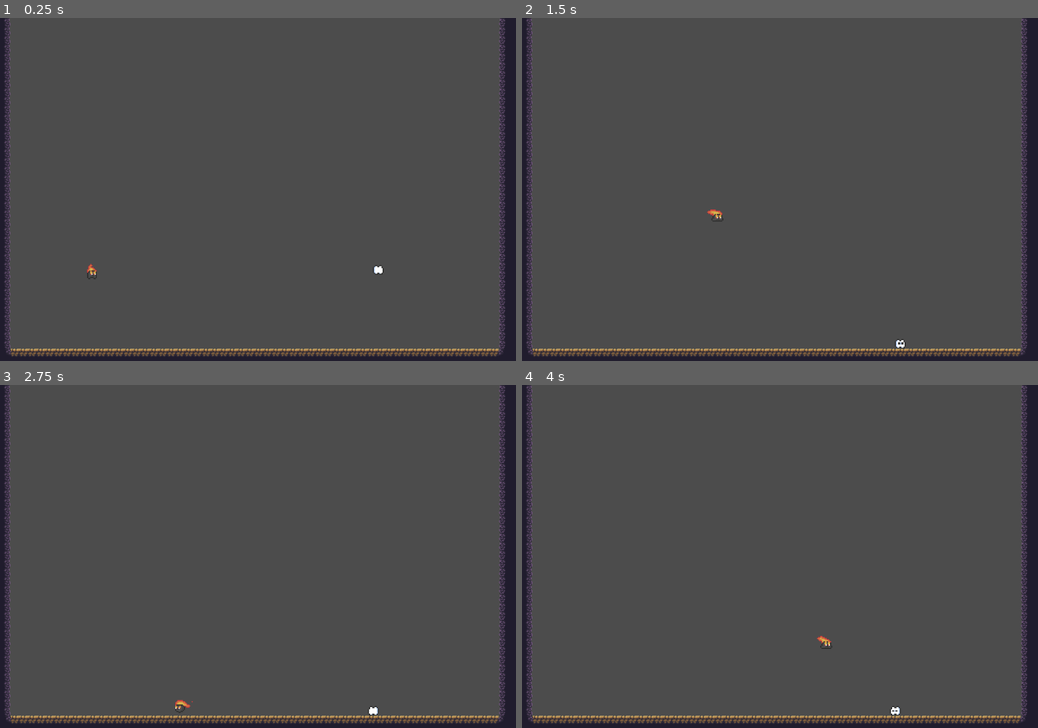
Above: before the commit, frames 1-4 (two rows, left to right).
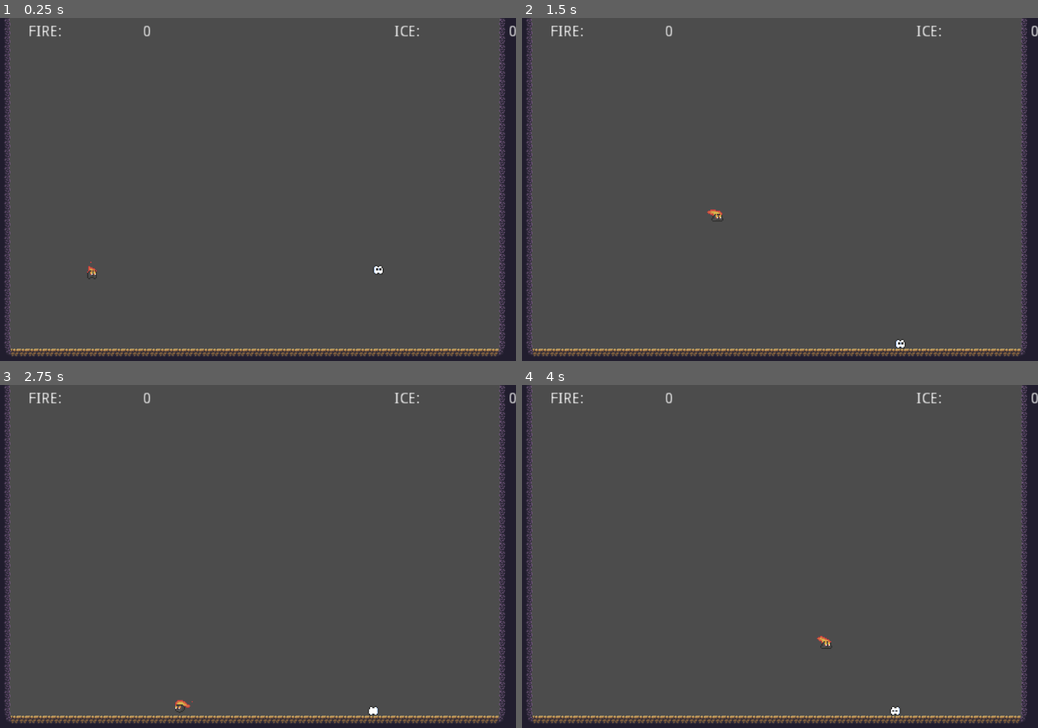
Above: after the commit, the same moments.

Repository: valdemarceccon/globalgamejam2022
Game: Godot game, scene res://MainScene.tscn
Same seed, same stepped clock (60 frames per second), same inputs: the game is played once before the commit and once after it.
Inputs:
- Up to frame 1 (0.25 s): no input
- Up to frame 2 (1.5 s): hold D (move_right1) from 0.53 s (still down); tap Left (move_left2) at 0.6 s; tap W (jump1) at 0.77 s; tap Enter at 1.25 s; tap Right (move_right2) at 1.35 s
- Up to frame 3 (2.75 s): tap W (jump1) at 1.52 s; release D (move_right1) at 2.03 s; hold A (move_left1) from 2.03 s (still down); tap Left (move_left2) at 2.1 s
- Up to frame 4 (4 s): tap Space at 2.75 s; release A (move_left1) at 2.78 s; hold D (move_right1) from 2.78 s (still down); tap Right (move_right2) at 2.85 s; tap W (jump1) at 3.02, 3.77 s; tap Left (move_left2) at 3.6 s

The runs differ from the first frame. In frame 1, 0.2% of the frame differs, in the area x 5-100%, y 2-75%; in frame 2, 0.2%; in frame 3, 0.2%; in frame 4, 0.2%.

Commit message:
hud progress

Diff:
--- /dev/null
+++ b/MainHud.gd
@@ -0,0 +1,19 @@
+extends CanvasLayer
+
+
+# Declare member variables here. Examples:
+# var a = 2
+# var b = "text"
+
+
+# Called when the node enters the scene tree for the first time.
+func _ready():
+	pass # Replace with function body.
+
+func show():
+	$FireScore.show()
+	$IceScore.show()
+
+# Called every frame. 'delta' is the elapsed time since the previous frame.
+#func _process(delta):
+#	pass
--- /dev/null
+++ b/MainHud.tscn
@@ -0,0 +1,54 @@
+[gd_scene load_steps=2 format=2]
+
+[ext_resource path="res://MainHud.gd" type="Script" id=1]
+
+[node name="CanvasLayer" type="CanvasLayer"]
+script = ExtResource( 1 )
+
+[node name="FireScore" type="MarginContainer" parent="."]
+margin_left = 64.0
+margin_top = 8.0
+margin_right = 177.0
+margin_bottom = 26.0
+rect_scale = Vector2( 2, 2 )
+__meta__ = {
+"_edit_use_anchors_": false
+}
+
+[node name="Label" type="Label" parent="FireScore"]
+margin_top = 2.0
+margin_right = 113.0
+margin_bottom = 16.0
+text = "Fire:"
+uppercase = true
+
+[node name="Score" type="Label" parent="FireScore"]
+margin_top = 2.0
+margin_right = 113.0
+margin_bottom = 16.0
+text = "0"
+align = 2
+
+[node name="IceScore" type="MarginContainer" parent="."]
+margin_left = 736.0
+margin_top = 8.0
+margin_right = 849.0
+margin_bottom = 26.0
+rect_scale = Vector2( 2, 2 )
+__meta__ = {
+"_edit_use_anchors_": false
+}
+
+[node name="Label" type="Label" parent="IceScore"]
+margin_top = 2.0
+margin_right = 113.0
+margin_bottom = 16.0
+text = "Ice:"
+uppercase = true
+
+[node name="Score" type="Label" parent="IceScore"]
+margin_top = 2.0
+margin_right = 113.0
+margin_bottom = 16.0
+text = "0"
+align = 2
--- /dev/null
+++ b/MainScene.gd
@@ -0,0 +1,17 @@
+extends Node2D
+
+
+# Declare member variables here. Examples:
+# var a = 2
+# var b = "text"
+
+
+# Called when the node enters the scene tree for the first time.
+func _ready():
+	$Hud.show()
+	pass # Replace with function body.
+
+
+# Called every frame. 'delta' is the elapsed time since the previous frame.
+#func _process(delta):
+#	pass
--- a/MainScene.tscn
+++ b/MainScene.tscn
@@ -1,8 +1,10 @@
-[gd_scene load_steps=11 format=2]
+[gd_scene load_steps=13 format=2]
 
 [ext_resource path="res://PlayerFire.tscn" type="PackedScene" id=1]
 [ext_resource path="res://assets/00Atlas.png" type="Texture" id=2]
+[ext_resource path="res://MainScene.gd" type="Script" id=3]
 [ext_resource path="res://PlayerIce.tscn" type="PackedScene" id=4]
+[ext_resource path="res://MainHud.tscn" type="PackedScene" id=5]
 
 [sub_resource type="ConvexPolygonShape2D" id=2]
 points = PoolVector2Array( 0, 0, 16, 0, 16, 16, 0, 16 )
@@ -193,6 +195,7 @@
 8/z_index = 0
 
 [node name="MainScene" type="Node2D"]
+script = ExtResource( 3 )
 
 [node name="TileMap" type="TileMap" parent="."]
 position = Vector2( 160, 0 )
@@ -208,3 +211,5 @@
 [node name="Player2" parent="." instance=ExtResource( 1 )]
 position = Vector2( 182, 433 )
 scale = Vector2( 2, 2 )
+
+[node name="Hud" parent="." instance=ExtResource( 5 )]
--- a/PlayerFire.tscn
+++ b/PlayerFire.tscn
@@ -35,6 +35,46 @@
 flags = 4
 atlas = ExtResource( 1 )
 region = Rect2( 160, 32, 32, 32 )
+
+[sub_resource type="AtlasTexture" id=28]
+flags = 4
+atlas = ExtResource( 1 )
+region = Rect2( 0, 128, 32, 32 )
+
+[sub_resource type="AtlasTexture" id=29]
+flags = 4
+atlas = ExtResource( 1 )
+region = Rect2( 32, 128, 32, 32 )
+
+[sub_resource type="AtlasTexture" id=30]
+flags = 4
+atlas = ExtResource( 1 )
+region = Rect2( 64, 128, 32, 32 )
+
+[sub_resource type="AtlasTexture" id=31]
+flags = 4
+atlas = ExtResource( 1 )
+region = Rect2( 96, 128, 32, 32 )
+
+[sub_resource type="AtlasTexture" id=32]
+flags = 4
+atlas = ExtResource( 1 )
+region = Rect2( 128, 128, 32, 32 )
+
+[sub_resource type="AtlasTexture" id=33]
+flags = 4
+atlas = ExtResource( 1 )
+region = Rect2( 160, 128, 32, 32 )
+
+[sub_resource type="AtlasTexture" id=34]
+flags = 4
+atlas = ExtResource( 1 )
+region = Rect2( 192, 128, 32, 32 )
+
+[sub_resource type="AtlasTexture" id=35]
+flags = 4
+atlas = ExtResource( 1 )
+region = Rect2( 224, 128, 32, 32 )
 
 [sub_resource type="AtlasTexture" id=20]
 flags = 4
@@ -76,46 +116,6 @@
 atlas = ExtResource( 1 )
 region = Rect2( 224, 0, 32, 32 )
 
-[sub_resource type="AtlasTexture" id=28]
-flags = 4
-atlas = ExtResource( 1 )
-region = Rect2( 0, 128, 32, 32 )
-
-[sub_resource type="AtlasTexture" id=29]
-flags = 4
-atlas = ExtResource( 1 )
-region = Rect2( 32, 128, 32, 32 )
-
-[sub_resource type="AtlasTexture" id=30]
-flags = 4
-atlas = ExtResource( 1 )
-region = Rect2( 64, 128, 32, 32 )
-
-[sub_resource type="AtlasTexture" id=31]
-flags = 4
-atlas = ExtResource( 1 )
-region = Rect2( 96, 128, 32, 32 )
-
-[sub_resource type="AtlasTexture" id=32]
-flags = 4
-atlas = ExtResource( 1 )
-region = Rect2( 128, 128, 32, 32 )
-
-[sub_resource type="AtlasTexture" id=33]
-flags = 4
-atlas = ExtResource( 1 )
-region = Rect2( 160, 128, 32, 32 )
-
-[sub_resource type="AtlasTexture" id=34]
-flags = 4
-atlas = ExtResource( 1 )
-region = Rect2( 192, 128, 32, 32 )
-
-[sub_resource type="AtlasTexture" id=35]
-flags = 4
-atlas = ExtResource( 1 )
-region = Rect2( 224, 128, 32, 32 )
-
 [sub_resource type="SpriteFrames" id=13]
 animations = [ {
 "frames": [ SubResource( 14 ), SubResource( 15 ), SubResource( 16 ), SubResource( 17 ), SubResource( 18 ), SubResource( 19 ) ],
@@ -123,15 +123,15 @@
 "name": "idle",
 "speed": 10.0
 }, {
+"frames": [ SubResource( 28 ), SubResource( 29 ), SubResource( 30 ), SubResource( 31 ), SubResource( 32 ), SubResource( 33 ), SubResource( 34 ), SubResource( 35 ) ],
+"loop": true,
+"name": "die",
+"speed": 5.0
+}, {
 "frames": [ SubResource( 20 ), SubResource( 21 ), SubResource( 22 ), SubResource( 23 ), SubResource( 24 ), SubResource( 25 ), SubResource( 26 ), SubResource( 27 ) ],
 "loop": true,
 "name": "run",
 "speed": 10.0
-}, {
-"frames": [ SubResource( 28 ), SubResource( 29 ), SubResource( 30 ), SubResource( 31 ), SubResource( 32 ), SubResource( 33 ), SubResource( 34 ), SubResource( 35 ) ],
-"loop": true,
-"name": "die",
-"speed": 5.0
 } ]
 
 [node name="Player" type="KinematicBody2D"]
@@ -142,8 +142,9 @@
 shape = SubResource( 1 )
 
 [node name="Sprite" type="AnimatedSprite" parent="."]
-position = Vector2( 0, -16 )
+position = Vector2( -1, -5 )
 frames = SubResource( 13 )
 animation = "idle"
-frame = 5
+frame = 1
 playing = true
+offset = Vector2( 1, -11 )
--- a/PlayerIce.tscn
+++ b/PlayerIce.tscn
@@ -35,26 +35,6 @@
 flags = 4
 atlas = ExtResource( 1 )
 region = Rect2( 160, 0, 32, 32 )
-
-[sub_resource type="AtlasTexture" id=21]
-flags = 4
-atlas = ExtResource( 1 )
-region = Rect2( 0, 32, 32, 32 )
-
-[sub_resource type="AtlasTexture" id=22]
-flags = 4
-atlas = ExtResource( 1 )
-region = Rect2( 32, 32, 32, 32 )
-
-[sub_resource type="AtlasTexture" id=23]
-flags = 4
-atlas = ExtResource( 1 )
-region = Rect2( 64, 32, 32, 32 )
-
-[sub_resource type="AtlasTexture" id=24]
-flags = 4
-atlas = ExtResource( 1 )
-region = Rect2( 96, 32, 32, 32 )
 
 [sub_resource type="AtlasTexture" id=25]
 flags = 4
@@ -96,6 +76,26 @@
 atlas = ExtResource( 1 )
 region = Rect2( 224, 192, 32, 32 )
 
+[sub_resource type="AtlasTexture" id=21]
+flags = 4
+atlas = ExtResource( 1 )
+region = Rect2( 0, 32, 32, 32 )
+
+[sub_resource type="AtlasTexture" id=22]
+flags = 4
+atlas = ExtResource( 1 )
+region = Rect2( 32, 32, 32, 32 )
+
+[sub_resource type="AtlasTexture" id=23]
+flags = 4
+atlas = ExtResource( 1 )
+region = Rect2( 64, 32, 32, 32 )
+
+[sub_resource type="AtlasTexture" id=24]
+flags = 4
+atlas = ExtResource( 1 )
+region = Rect2( 96, 32, 32, 32 )
+
 [sub_resource type="SpriteFrames" id=13]
 animations = [ {
 "frames": [ SubResource( 15 ), SubResource( 16 ), SubResource( 17 ), SubResource( 18 ), SubResource( 19 ), SubResource( 20 ) ],
@@ -103,14 +103,14 @@
 "name": "idle",
 "speed": 5.0
 }, {
+"frames": [ SubResource( 25 ), SubResource( 26 ), SubResource( 27 ), SubResource( 28 ), SubResource( 29 ), SubResource( 30 ), SubResource( 31 ), SubResource( 32 ) ],
+"loop": true,
+"name": "die",
+"speed": 5.0
+}, {
 "frames": [ SubResource( 21 ), SubResource( 22 ), SubResource( 23 ), SubResource( 24 ) ],
 "loop": true,
 "name": "run",
-"speed": 5.0
-}, {
-"frames": [ SubResource( 25 ), SubResource( 26 ), SubResource( 27 ), SubResource( 28 ), SubResource( 29 ), SubResource( 30 ), SubResource( 31 ), SubResource( 32 ) ],
-"loop": true,
-"name": "die",
 "speed": 5.0
 } ]
 
@@ -125,6 +125,6 @@
 position = Vector2( 0, -5 )
 frames = SubResource( 13 )
 animation = "idle"
-frame = 1
+frame = 4
 playing = true
 offset = Vector2( 1, -10 )
--- /dev/null
+++ b/hud.tscn
@@ -0,0 +1,8 @@
+[gd_scene format=2]
+
+[node name="Control" type="Control"]
+anchor_right = 1.0
+anchor_bottom = 1.0
+__meta__ = {
+"_edit_use_anchors_": false
+}
--- a/project.godot
+++ b/project.godot
@@ -58,5 +58,6 @@
 
 [rendering]
 
+quality/driver/driver_name="GLES2"
 2d/snapping/use_gpu_pixel_snap=true
 environment/default_environment="res://default_env.tres"
